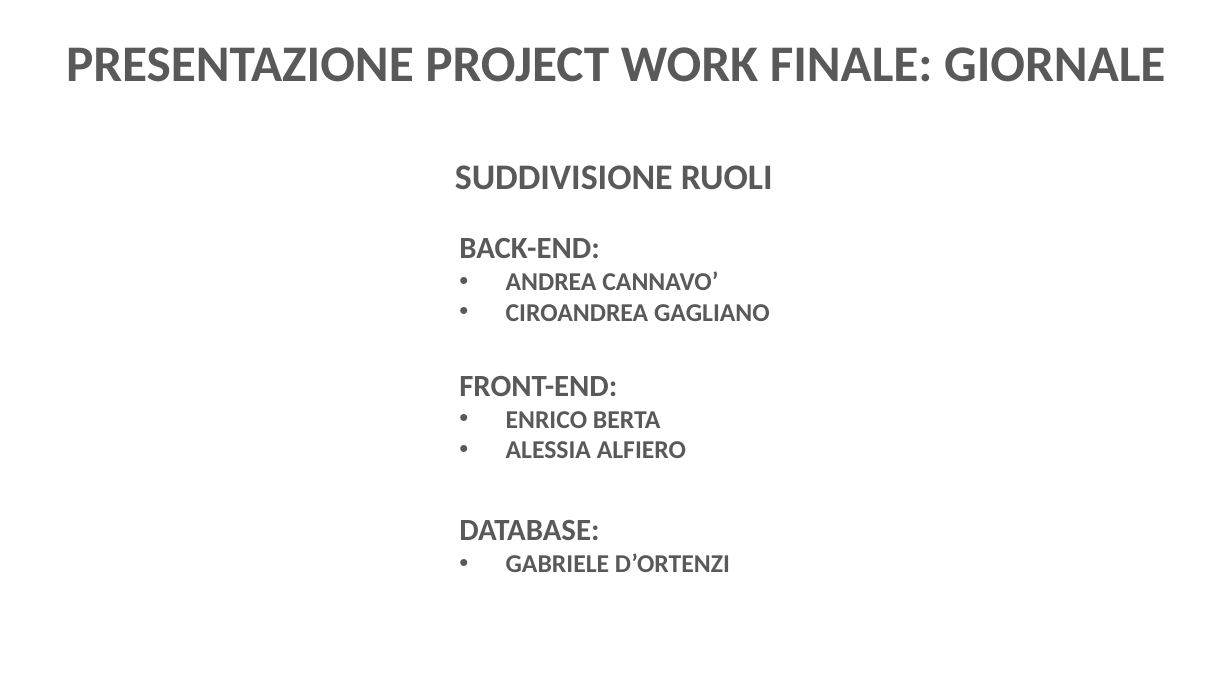
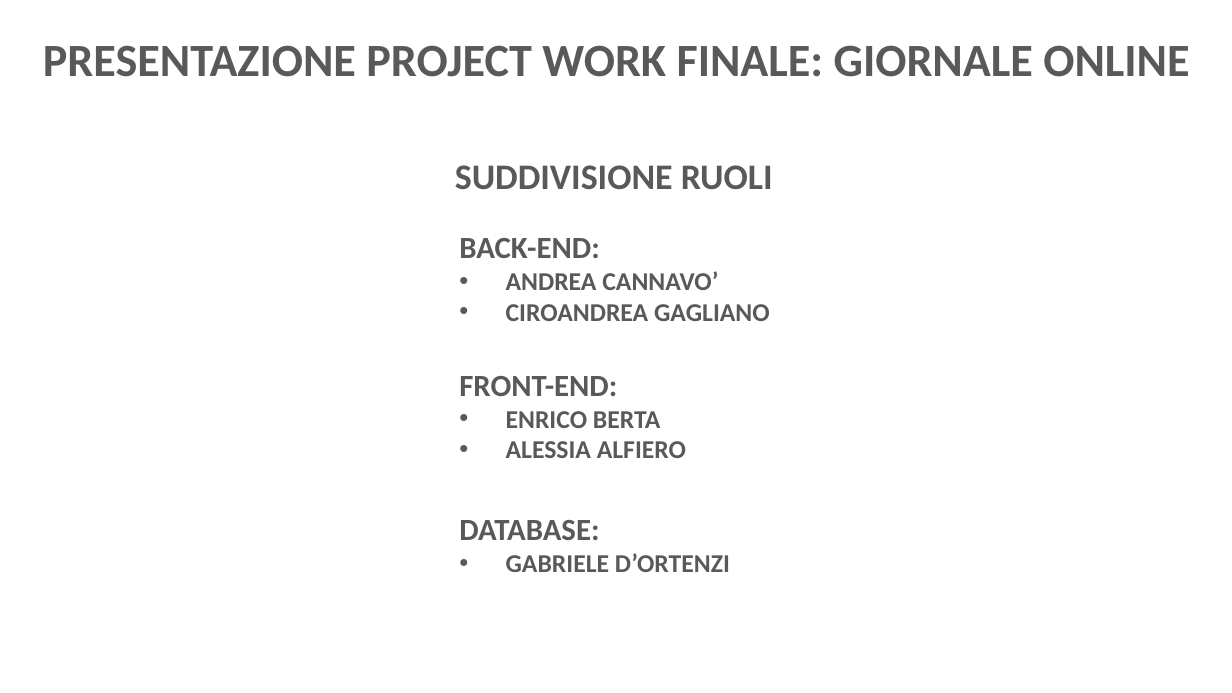
Before and after one commit to nDr3K/GiornaleOnlinePW, a slide deck: slide 2 of Presentazione Project Giornale.pptx. Drawn at 1232x693 pixels with LibreOffice and Linux fonts; fonts in the diff are those of the drawing; background and template pictures are left out. Boxes give left, top, right and bottom in pixels: in the first picture for what was removed or moved away, otherwise in the second. Text is boxed around its words. In the diff, an @@ line names an element or a change of style, - is before the commit and + after.

```diff
--- a/Presentazione Project Giornale.pptx
+++ b/Presentazione Project Giornale.pptx
@@ text at <box>43,45,1189,77</box>: text changed; size 40 to 36 pt @@
-PRESENTAZIONE PROJECT WORK FINALE: GIORNALE
+PRESENTAZIONE PROJECT WORK FINALE: GIORNALE ONLINE
```
Also in this commit, not shown: 6 other slides changed, 1 slide added.
